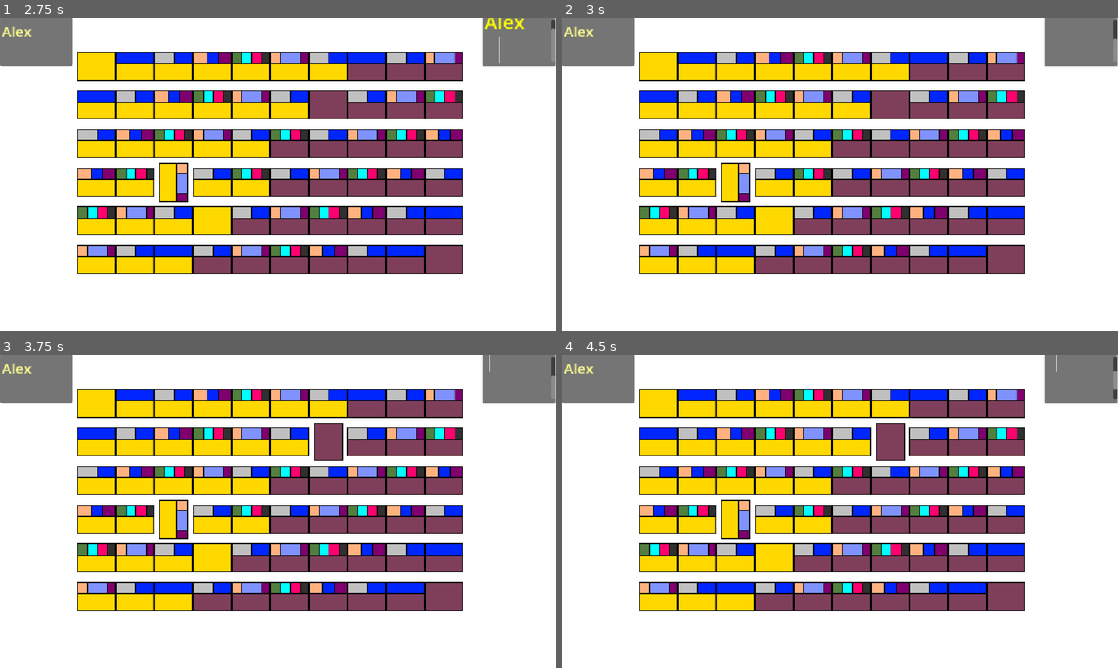
Above: before the commit, frames 1-4 (two rows, left to right).
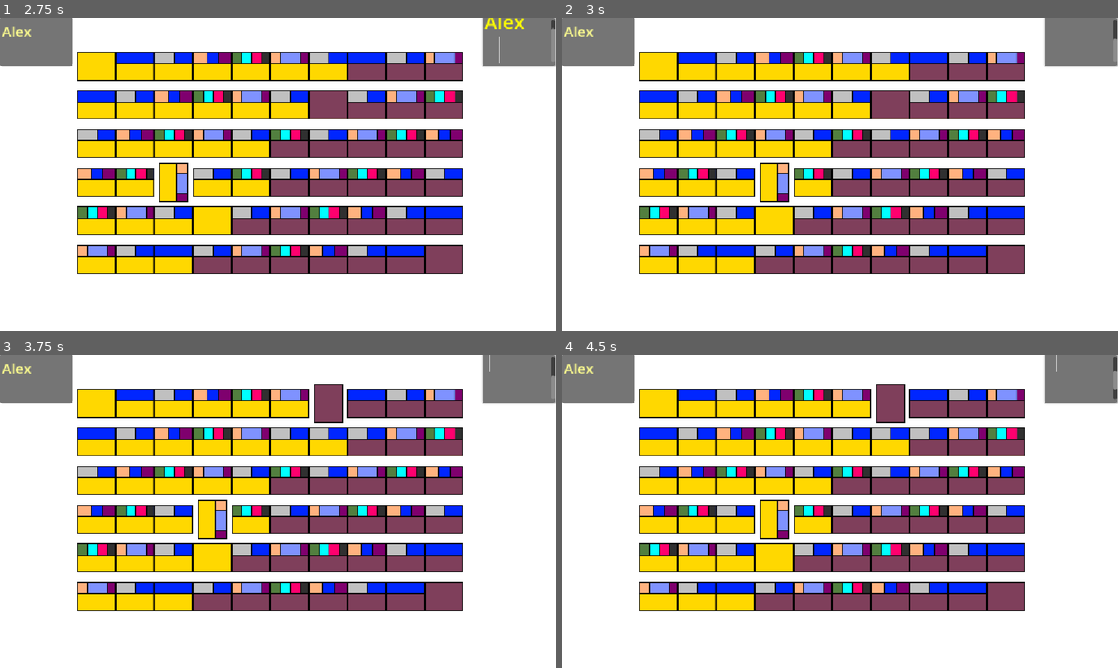
Above: after the commit, the same moments.

Repository: aduImperfect/DosaPointers
Game: Godot game, scene res://TSCN/main.tscn
Two runs of this game, one before a commit and one after it. Both use one fixed random seed, a clock stepped at 60 frames per second and the inputs below.
Inputs (mouse positions are in pixels of both pictures, inside the frame that each line leads up to):
- Up to frame 1 (2.75 s): click (38, 43) at 0.52 s; type "Alex" at 0.6 s; click (517, 43) at 0.75 s; type "Alex" at 0.83 s; tap Enter at 1.25 s; move the mouse to (400, 158) at 1.27 s; hold Right 1.28-2.03 s; click (400, 158) at 1.42 s; tap Space at 1.52, 2, 2.27 s; move the mouse to (166, 190) at 2.02 s; hold Down from 2.03 s (still down); click (166, 190) at 2.17 s
- Up to frame 2 (3 s): tap Enter at 2.75 s; move the mouse to (895, 105) at 2.77 s; release Down at 2.78 s; hold Right from 2.78 s (still down); click (895, 105) at 2.92 s
- Up to frame 3 (3.75 s): tap Space at 3.5 s; move the mouse to (250, 574) at 3.52 s; release Right at 3.53 s; hold Up from 3.53 s (still down); click (250, 574) at 3.67 s
- Up to frame 4 (4.5 s): tap Space at 3.77 s; tap Enter at 4.25 s; move the mouse to (1006, 558) at 4.27 s; release Up at 4.28 s; hold Left from 4.28 s (still down); click (1006, 558) at 4.42 s

Frame 1 is identical in both runs. In frame 2, 1.3% of the frame differs, in the area x 27-42%, y 46-59%; in frame 3, 2.9%, in the area x 27-63%, y 9-59%; in frame 4, 2.9%.

Commit message:
All rotations and movements in horizontal and vertical directions set up!

Diff:
--- a/dosa-pointers/TSCN/input_mgr.gd
+++ b/dosa-pointers/TSCN/input_mgr.gd
@@ -3,6 +3,12 @@
 @export var levelGenNode : Node2D
 @export var playerTurnNo : int = -1
 @export var currPlayerPlateNode : Node2D
+
+@export var currNodePos : int = 0
+@export var leftNodePos : int = 0
+@export var rightNodePos : int = 0
+@export var upNodePos : int = 0
+@export var downNodePos : int = 0
 
 @export var xOffset : float = 0
 @export var yOffset : float = 0
@@ -25,17 +31,104 @@
 			for k in levelGenNode.levelNode.size:
 				if ((get_local_mouse_position().x >= (levelGenNode.levelNode.platesArr[k].position.x - xOffset)) && (get_local_mous …(273 unchanged characters)…
 					print("Selected A Plate: " + str(levelGenNode.levelNode.platesArr[k].plateVal) + " with Team Number: " + str(levelGenNode.levelNode.platesArr[k].teamNo))
+
+					#CURRENT PLAYER NODE
 					currPlayerPlateNode = levelGenNode.levelNode.platesArr[k]
+					currNodePos = k
+
 					playerTurnNo = levelGenNode.levelNode.platesArr[k].teamNo
 					break
 				else:
 					playerTurnNo = -1
 
 	if playerTurnNo != -1:
+		#LEFT NODE
+		if (currNodePos - levelGenNode.levelNode.yRow) < 0:
+			leftNodePos = currNodePos
+		else:
+			leftNodePos = currNodePos - levelGenNode.levelNode.yRow
+
+		#RIGHT NODE
+		if (currNodePos + levelGenNode.levelNode.yRow) >= levelGenNode.levelNode.size:
+			rightNodePos = currNodePos
+		else:
+			rightNodePos = currNodePos + levelGenNode.levelNode.yRow
+
+		#UP NODE
+		if (currNodePos % levelGenNode.levelNode.yRow) == 0:
+			upNodePos = currNodePos
+		else:
+			upNodePos = currNodePos - 1
+
+		#DOWN NODE
+		if (currNodePos % levelGenNode.levelNode.yRow) == (levelGenNode.levelNode.yRow - 1):
+			downNodePos = currNodePos
+		else:
+			downNodePos = currNodePos + 1
+
+
 		if _event is InputEventKey and _event.keycode == KEY_SPACE:
 			if _event.is_pressed():
 				currPlayerPlateNode.rotate(NINETYDEGTORAD)
 
+		var currPlateVal : int = levelGenNode.levelNode.platesArr[currNodePos].plateVal
+		var currTeamNo : int = levelGenNode.levelNode.platesArr[currNodePos].teamNo
+		var currRot : float = levelGenNode.levelNode.platesArr[currNodePos].rotation
+
+		var upPlateVal : int = levelGenNode.levelNode.platesArr[upNodePos].plateVal
+		var upTeamNo : int = levelGenNode.levelNode.platesArr[upNodePos].teamNo
+		var upRot : float = levelGenNode.levelNode.platesArr[upNodePos].rotation
+
+		var downPlateVal : int = levelGenNode.levelNode.platesArr[downNodePos].plateVal
+		var downTeamNo : int = levelGenNode.levelNode.platesArr[downNodePos].teamNo
+		var downRot : float = levelGenNode.levelNode.platesArr[downNodePos].rotation
+
+		var leftPlateVal : int = levelGenNode.levelNode.platesArr[leftNodePos].plateVal
+		var leftTeamNo : int = levelGenNode.levelNode.platesArr[leftNodePos].teamNo
+		var leftRot : float = levelGenNode.levelNode.platesArr[leftNodePos].rotation
+
+		var rightPlateVal : int = levelGenNode.levelNode.platesArr[rightNodePos].plateVal
+		var rightTeamNo : int = levelGenNode.levelNode.platesArr[rightNodePos].teamNo
+		var rightRot : float = levelGenNode.levelNode.platesArr[rightNodePos].rotation
+
 		if _event is InputEventKey and _event.keycode == KEY_UP:
 			if _event.is_pressed():
-				pass
+				levelGenNode.levelNode.platesArr[upNodePos].plateVal = currPlateVal
+				levelGenNode.levelNode.platesArr[upNodePos].teamNo = currTeamNo
+				levelGenNode.levelNode.platesArr[upNodePos].rotation = currRot
+				levelGenNode.levelNode.platesArr[currNodePos].plateVal = upPlateVal
+				levelGenNode.levelNode.platesArr[currNodePos].teamNo = upTeamNo
+				levelGenNode.levelNode.platesArr[currNodePos].rotation = upRot
+				currNodePos = upNodePos
+
+		if _event is InputEventKey and _event.keycode == KEY_DOWN:
+			if _event.is_pressed():
+				levelGenNode.levelNode.platesArr[downNodePos].plateVal = currPlateVal
+				levelGenNode.levelNode.platesArr[downNodePos].teamNo = currTeamNo
+				levelGenNode.levelNode.platesArr[downNodePos].rotation = currRot
+				levelGenNode.levelNode.platesArr[currNodePos].plateVal = downPlateVal
+				levelGenNode.levelNode.platesArr[currNodePos].teamNo = downTeamNo
+				levelGenNode.levelNode.platesArr[currNodePos].rotation = downRot
+				currNodePos = downNodePos
+
+		if _event is InputEventKey and _event.keycode == KEY_LEFT:
+			if _event.is_pressed():
+				levelGenNode.levelNode.platesArr[leftNodePos].plateVal = currPlateVal
+				levelGenNode.levelNode.platesArr[leftNodePos].teamNo = currTeamNo
+				levelGenNode.levelNode.platesArr[leftNodePos].rotation = currRot
+				levelGenNode.levelNode.platesArr[currNodePos].plateVal = leftPlateVal
+				levelGenNode.levelNode.platesArr[currNodePos].teamNo = leftTeamNo
+				levelGenNode.levelNode.platesArr[currNodePos].rotation = leftRot
+				currNodePos = leftNodePos
+
+		if _event is InputEventKey and _event.keycode == KEY_RIGHT:
+			if _event.is_pressed():
+				levelGenNode.levelNode.platesArr[rightNodePos].plateVal = currPlateVal
+				levelGenNode.levelNode.platesArr[rightNodePos].teamNo = currTeamNo
+				levelGenNode.levelNode.platesArr[rightNodePos].rotation = currRot
+				levelGenNode.levelNode.platesArr[currNodePos].plateVal = rightPlateVal
+				levelGenNode.levelNode.platesArr[currNodePos].teamNo = rightTeamNo
+				levelGenNode.levelNode.platesArr[currNodePos].rotation = rightRot
+				currNodePos = rightNodePos
+
+		currPlayerPlateNode = levelGenNode.levelNode.platesArr[currNodePos]
